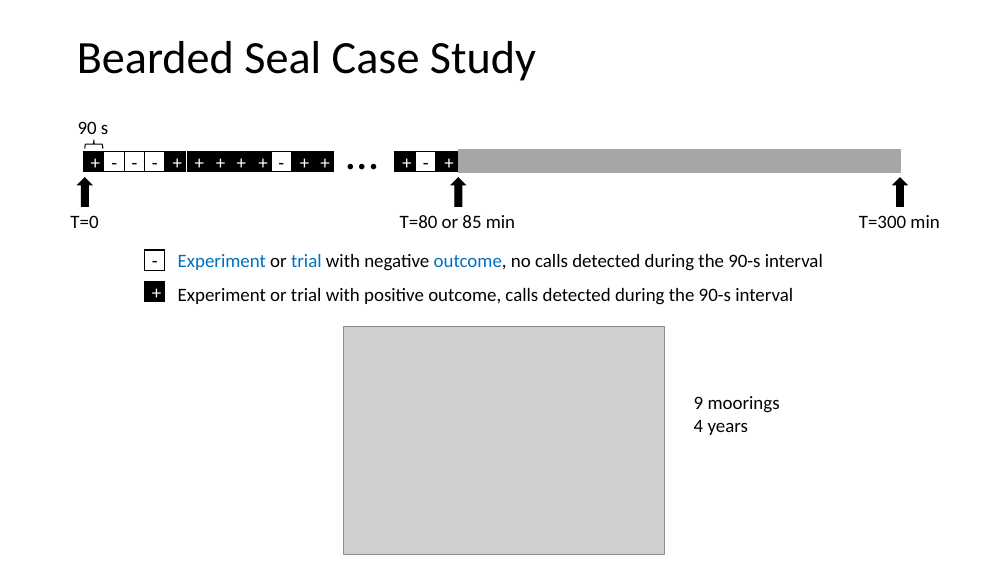
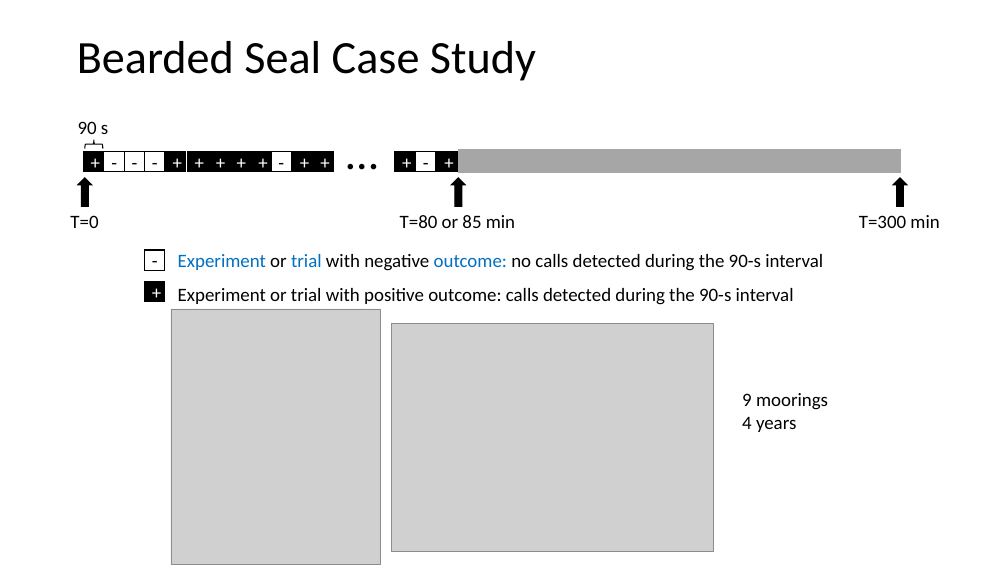
Before and after one commit to ELaBrecque-MMC/RegressionModelOverview, a slide deck: slide 2 of Notes/RegressionModelOverview.pptx. Drawn at 1008x567 pixels with LibreOffice and Linux fonts; fonts in the diff are those of the drawing; grey boxes stand for pictures. Boxes give left, top, right and bottom in pixels: in the first picture for what was removed or moved away, otherwise in the second. Text is boxed around its words. In the diff, an @@ line names an element or a change of style, - is before the commit and + after.

```diff
--- a/Notes/RegressionModelOverview.pptx
+++ b/Notes/RegressionModelOverview.pptx
@@ text at <box>178,254,823,271</box>: text changed @@
-Experiment or trial with negative outcome, no calls detected during the 90-s interval
+Experiment or trial with negative outcome: no calls detected during the 90-s interval
@@ text at <box>178,288,794,305</box>: text changed @@
-Experiment or trial with positive outcome, calls detected during the 90-s interval
+Experiment or trial with positive outcome: calls detected during the 90-s interval
@@ picture added at <box>171,309,380,566</box> @@
@@ picture: place and size @@
-picture at <box>343,327,665,554</box>
+picture at <box>392,324,714,551</box>
@@ text "9 moorings": place and size @@
-text "9 moorings" at <box>694,396,780,435</box>
+text "9 moorings" at <box>742,393,828,432</box>
```
Also in this commit, not shown: 6 other slides changed, 1 other file.
